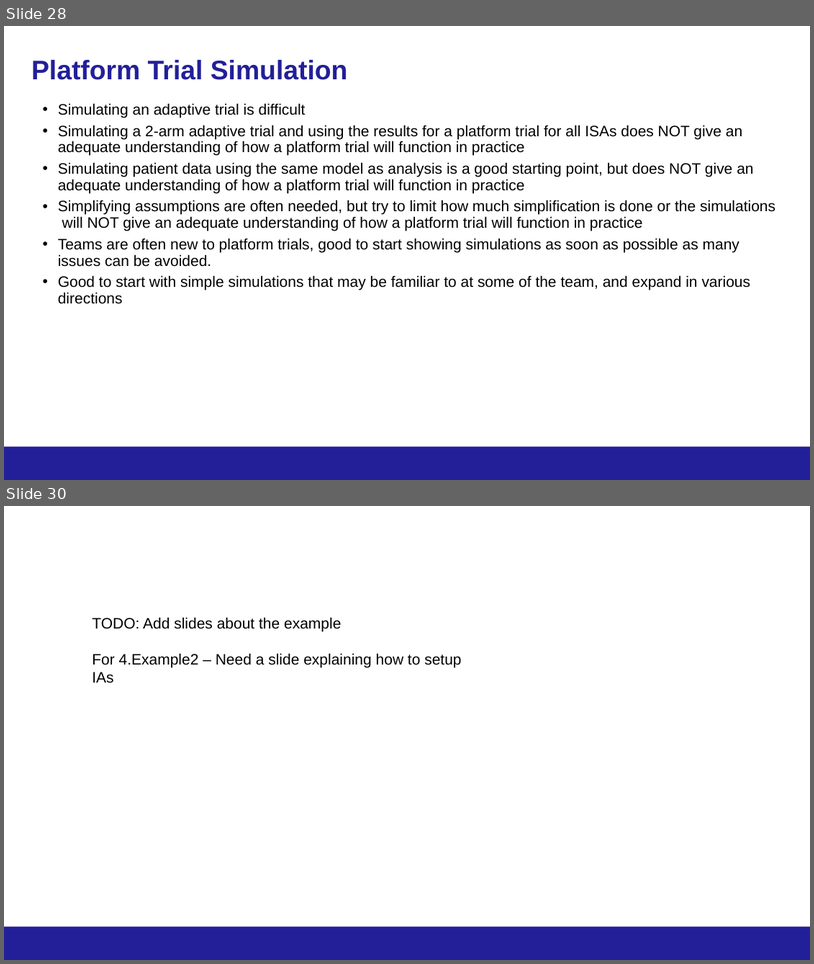
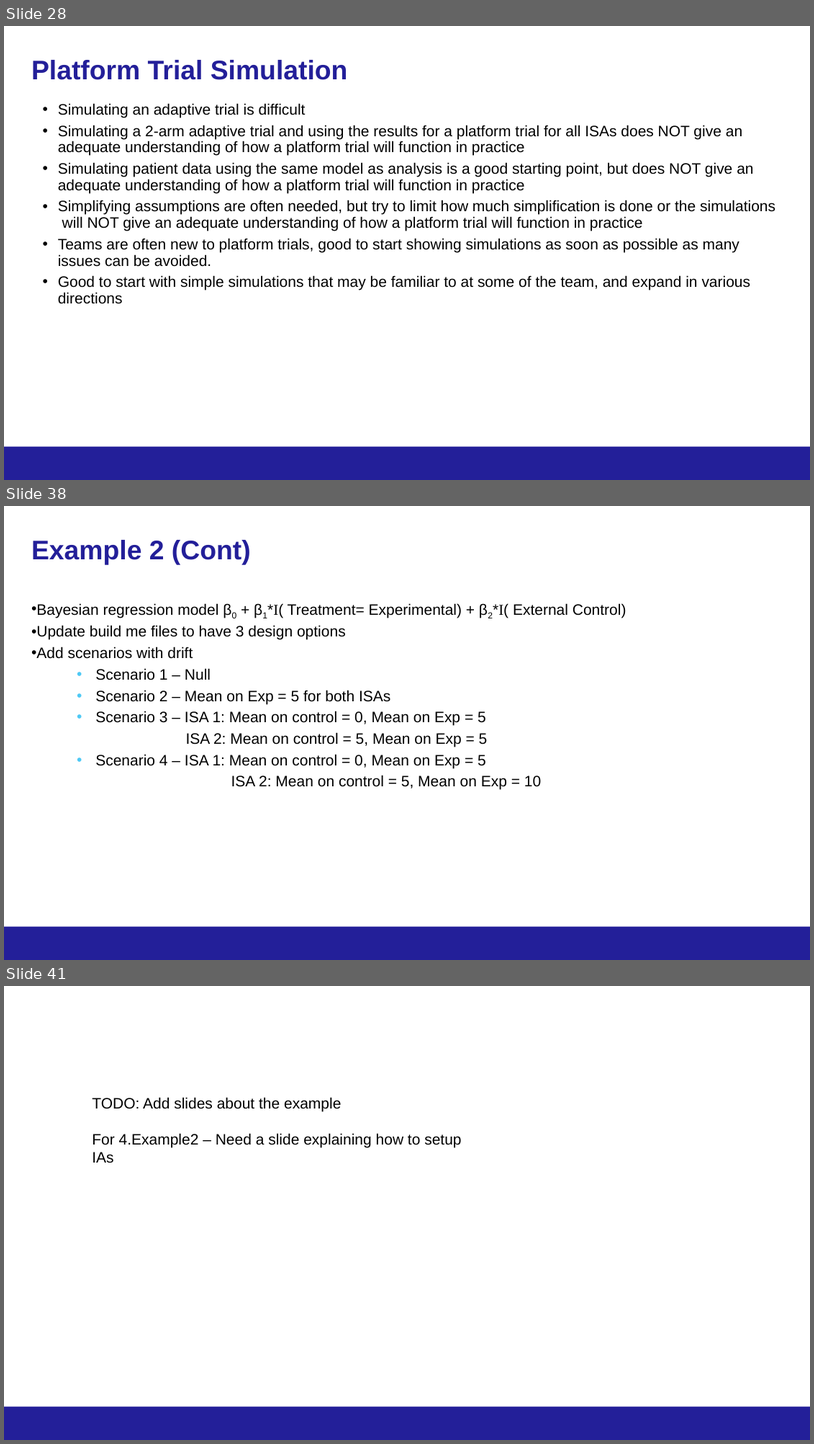
Before and after one commit to kwathen/BayesPharma2024-OCTOPUS, a slide deck: CourseMaterial/Wathen-Bayes2024ForDistribution.pptx. Shown one above the other, each under a label of ours: slides 28 and 30 before the commit, slides 28, 38 and 41 after it; the slides between them are not shown. The pictures are 814x964 and 814x1444 pixels, drawn with LibreOffice and Linux fonts; fonts in the diff are those of the drawing; background and template pictures are left out. Boxes give left, top, right and bottom in pixels: in the first picture for what was removed or moved away, otherwise in the second. Text is boxed around its words. In the diff, an @@ line names an element or a change of style, - is before the commit and + after.

Commit message:
Updates to examples

```diff
--- a/CourseMaterial/Wathen-Bayes2024ForDistribution.pptx
+++ b/CourseMaterial/Wathen-Bayes2024ForDistribution.pptx
@@ slide 38 added at [4, 506, 810, 960], background #FFFFFF; not listed: 1 template element that a slide beside it also shows @@
@@ title added at [31, 540, 251, 565], 32 pt, text #231F99, bold @@
+Example 2 (Cont)
@@ text added at [31, 603, 627, 790], 18 pt, text #000000 @@
+• Bayesian regression model β0 + β1*I( Treatment= Experimental) + β2*I( External Control)
+• Update build me files to have 3 design options
+• Add scenarios with drift
+  • Scenario 1 – Null
+  • Scenario 2 – Mean on Exp = 5 for both ISAs
+  • Scenario 3 – ISA 1: Mean on control = 0, Mean on Exp = 5
+  ISA 2: Mean on control = 5, Mean on Exp = 5
+  • Scenario 4 – ISA 1: Mean on control = 0, Mean on Exp = 5
+  ISA 2: Mean on control = 5, Mean on Exp = 10
@@ page number added at [618, 932, 800, 955], 12 pt, text #231F99 @@
+38
@@ what was slide 30 is now slide 41 @@
```
Also in this commit, not shown: 1 slide changed, 10 other slides added, 52 other files.
